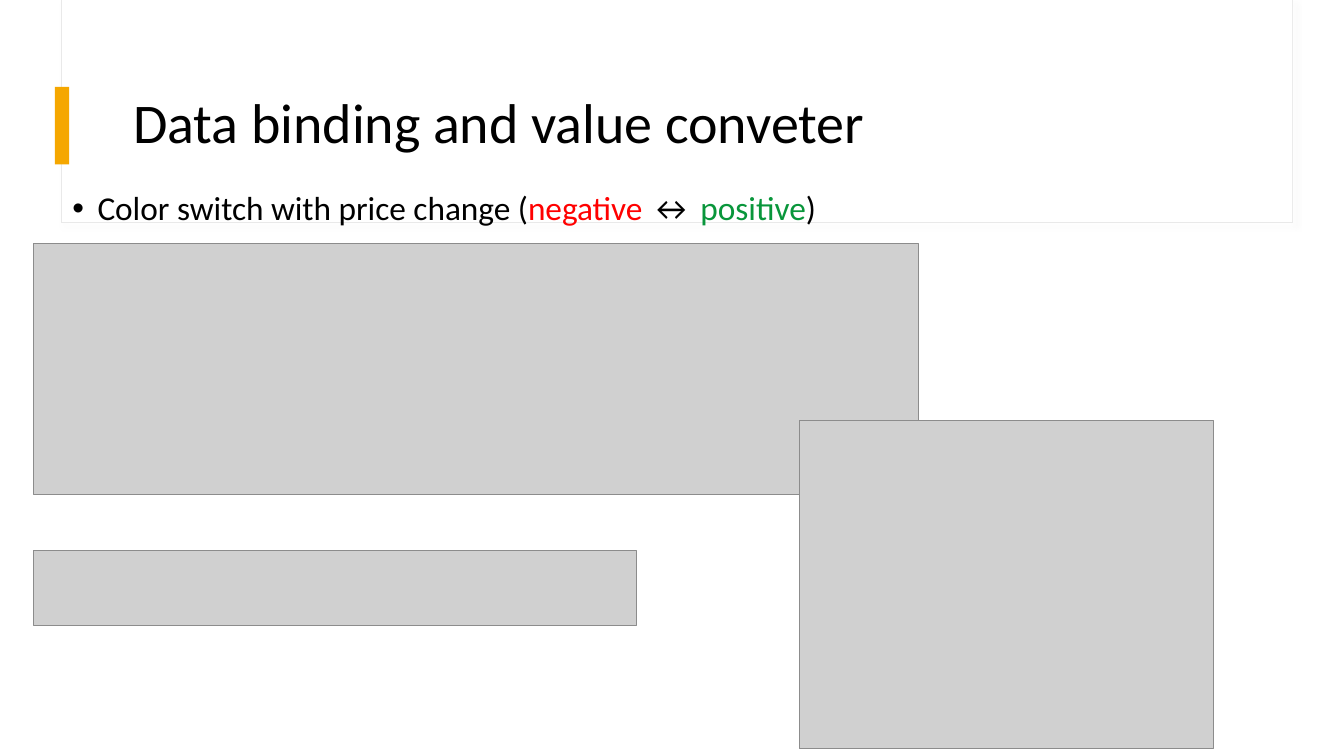
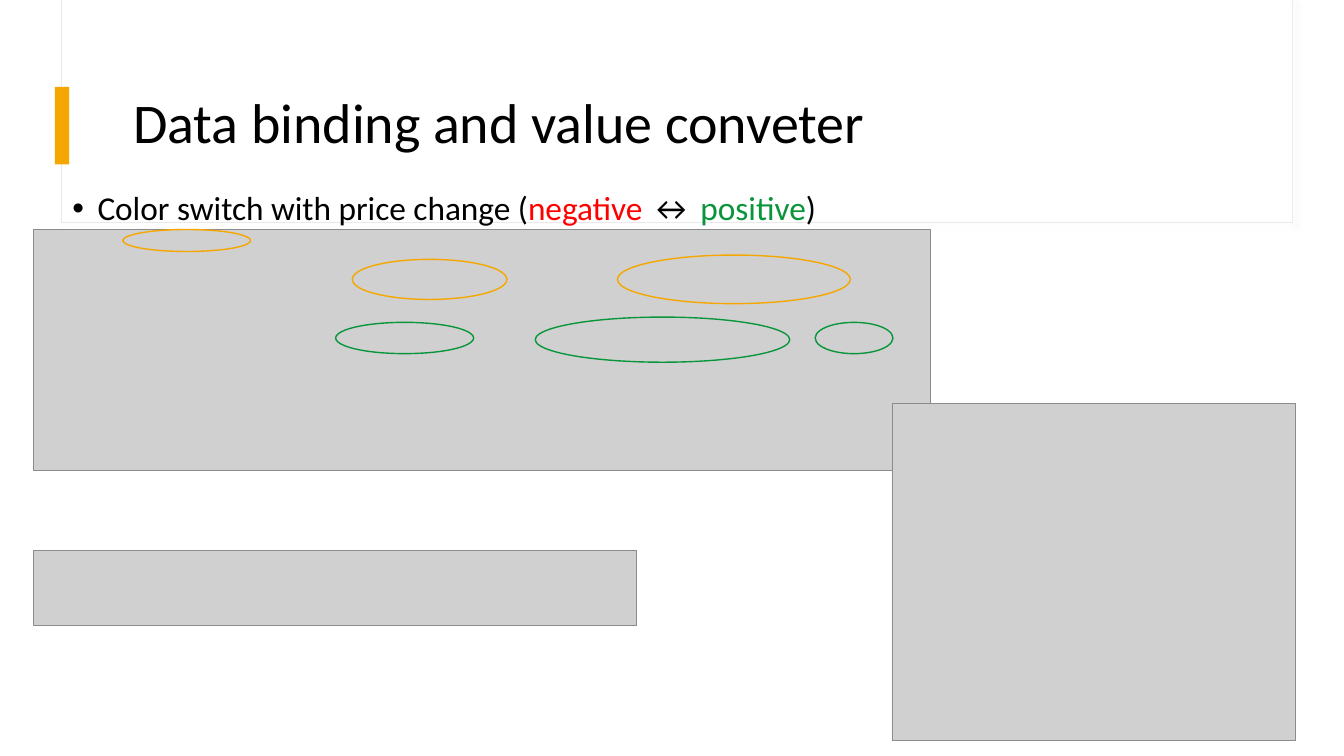
Before and after one commit to futurename/IPD20-DotNetProject, a slide deck: slide 15 of Documentation/ProjectStockMonitor.pptx (slide 12 before the commit). Drawn at 1344x756 pixels with LibreOffice and Linux fonts; fonts in the diff are those of the drawing; grey boxes stand for pictures. Boxes give left, top, right and bottom in pixels: in the first picture for what was removed or moved away, otherwise in the second. Text is boxed around its words. In the diff, an @@ line names an element or a change of style, - is before the commit and + after.

```diff
--- a/Documentation/ProjectStockMonitor.pptx
+++ b/Documentation/ProjectStockMonitor.pptx
@@ picture: place and size @@
-picture at (33,244,918,495)
+picture at (33,230,930,471)
@@ ellipse added at (123,230,251,252), outline #F5A700 1 pt @@
@@ ellipse added at (353,259,507,299), outline #F5A700 1 pt @@
@@ ellipse added at (618,255,851,303), outline #F5A700 1 pt @@
@@ ellipse added at (336,323,474,354), outline #09963B 1 pt @@
@@ ellipse added at (535,318,789,363), outline #09963B 1 pt @@
@@ ellipse added at (816,323,893,354), outline #09963B 1 pt @@
@@ picture: place and size @@
-picture at (800,420,1214,749)
+picture at (893,403,1296,741)
```
Also in this commit, not shown: 19 other slides changed, 5 slides added, 3 slides removed, 2 other files.
